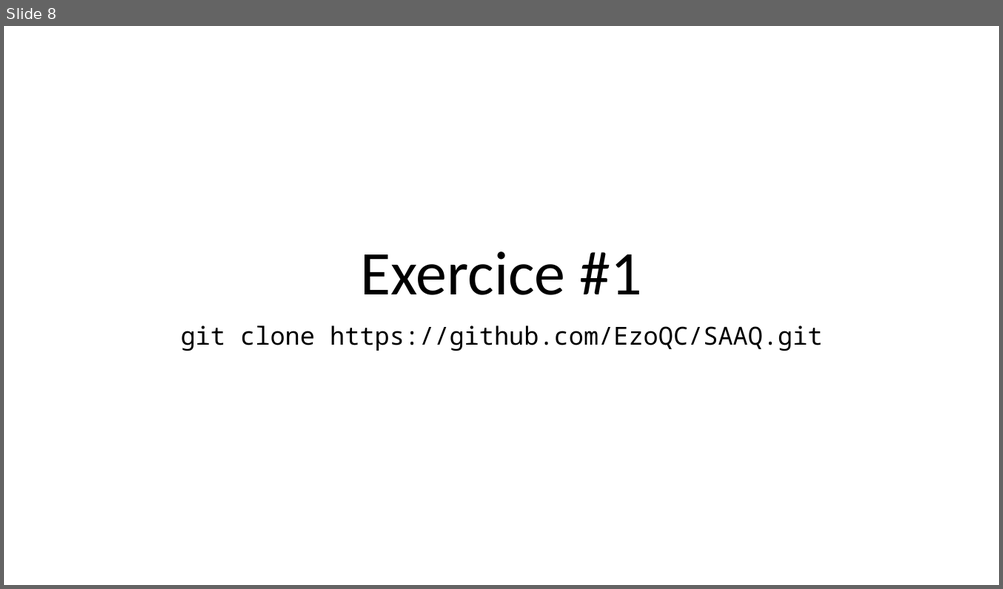
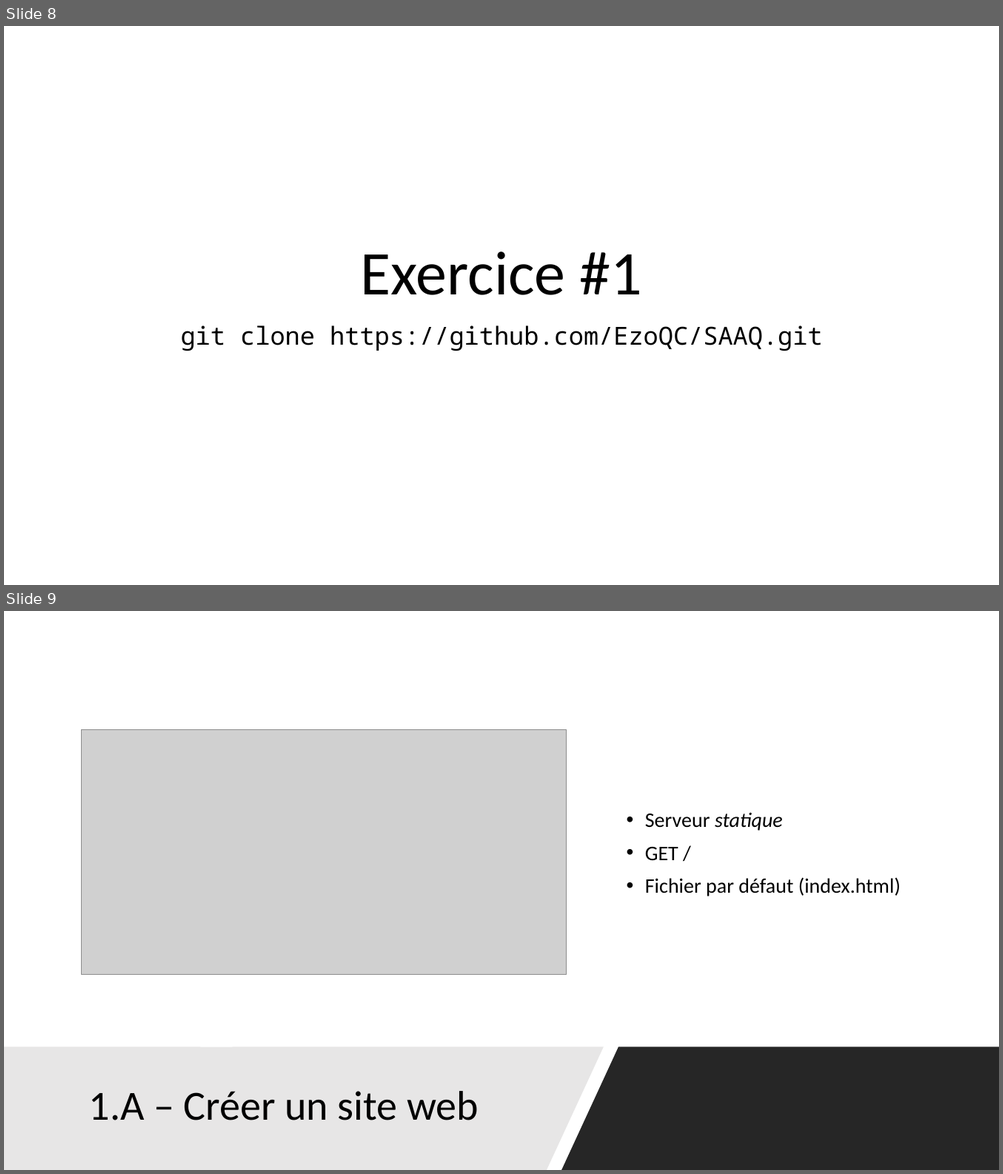
Before and after one commit to fragmatyc/SAAQ, a slide deck: HTML/1. Présentation/Cours HTML - v1.0.pptx. Shown one above the other, each under a label of ours: slide 8 before the commit, slides 8 and 9 after it. The pictures are 1003x589 and 1003x1174 pixels, drawn with LibreOffice and Linux fonts; fonts in the diff are those of the drawing; grey boxes stand for pictures. Boxes give left, top, right and bottom in pixels: in the first picture for what was removed or moved away, otherwise in the second. Text is boxed around its words. In the diff, an @@ line names an element or a change of style, - is before the commit and + after.

```diff
--- a/HTML/1. Présentation/Cours HTML - v1.0.pptx
+++ b/HTML/1. Présentation/Cours HTML - v1.0.pptx
@@ slide 9 added at (4,611,999,1170), background #FFFFFF @@
@@ picture added at (82,730,566,975) @@
@@ text added at (645,812,900,897), 20 pt, text #000000 @@
+• Serveur statique
+• GET /
+• Fichier par défaut (index.html)
@@ freeform shape added at (4,1048,603,1170), fill #E7E6E6 @@
@@ freeform shape added at (561,1048,999,1170), fill #000000 at 85% opacity @@
@@ title added at (89,1091,478,1121), 40 pt, text #000000 @@
+1.A – Créer un site web
```
Also in this commit, not shown: 5 slides changed, 5 other slides added, 1 slide removed, 6 other files.
